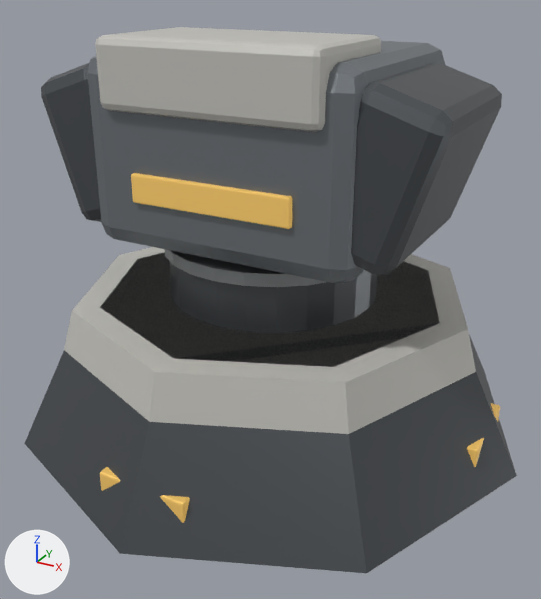
Renders of the glTF model assets/models/turret_construct.glb from each side of a commit.
One viewpoint serves both versions: a camera (50 mm lens) standing at (38.9, -71.4, 50.1) and looking at (-1.5, 2.0, 13.4). The axes (+X, +Y, +Z) are drawn at lower left. The lights are the same throughout. The older version comes first. Where no turn or scale is listed for an object, it has been applied to the vertices. Vertices at exactly the same position are counted once.

The first picture shows 'GEO-head', 'GEO-head-cream', 'GEO-head-stripe', 'GEO-shoulder', 'GEO-shoulder.001', 'GEO-skirt', 'GEO-skirt-band', 'GEO-skirt-top', 'GEO-waist', 'GEO-waist-ring' and 2 more.
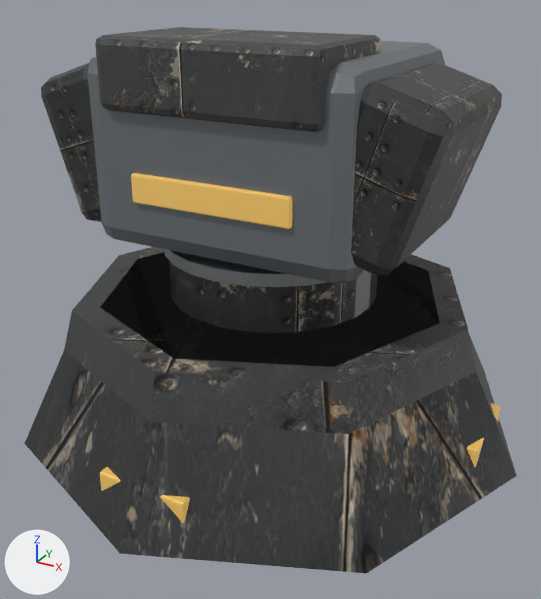
What changed in the scene script:
```text
Add img_panel_texture_00001:
    img_panel_texture_00001 = load_image('panel_texture_00001', '_unpacked/panel_texture_00001', 1024, 1024, 'sRGB')
Change mat_mat_dark:
    remove mat_mat_dark.base_color = (0.1, 0.11, 0.12)  # dark grey #595d61
    add mat_mat_dark.texture = img_panel_texture_00001
Change mat_mat_cream:
    remove mat_mat_cream.base_color = (0.6, 0.59, 0.55)  # light grey #cbcac4
    add mat_mat_cream.texture = img_panel_texture_00001
Change me_geo_skirt:
    where me_geo_skirt.from_pydata(...)  # 16 vertices, 28 faces; spans x -30.0..30.0, y -30.0..30.0, z -6.0..6.0
    used by ob_geo_skirt; location = (0.0, 0.0, 6.0)
    me_geo_skirt part 1: texture (UV) coordinates changed
Change me_geo_skirt_band:
    where me_geo_skirt_band.from_pydata(...)  # 16 vertices, 28 faces; spans x -27.0..27.0, y -27.0..27.0, z -7.0..7.0
    used by ob_geo_skirt_band; location = (0.0, 0.0, 9.0)
    me_geo_skirt_band part 2: texture (UV) coordinates changed
```

Changed parts and their boxes [x1, y1, x2, y2] in the pictures (541 x 599 px):
'GEO-skirt', surface changed: [24, 335, 517, 573] in both
'GEO-skirt-band', surface changed (light grey to grey): [64, 247, 476, 434] in both
'GEO-head-cream', surface changed (light grey to grey): [95, 27, 381, 132] in both
'GEO-shoulder.001', surface changed: [351, 68, 497, 276] in both
'GEO-waist', surface changed: [169, 261, 377, 333] in both
'GEO-shoulder', surface changed: [41, 63, 101, 221] in both
